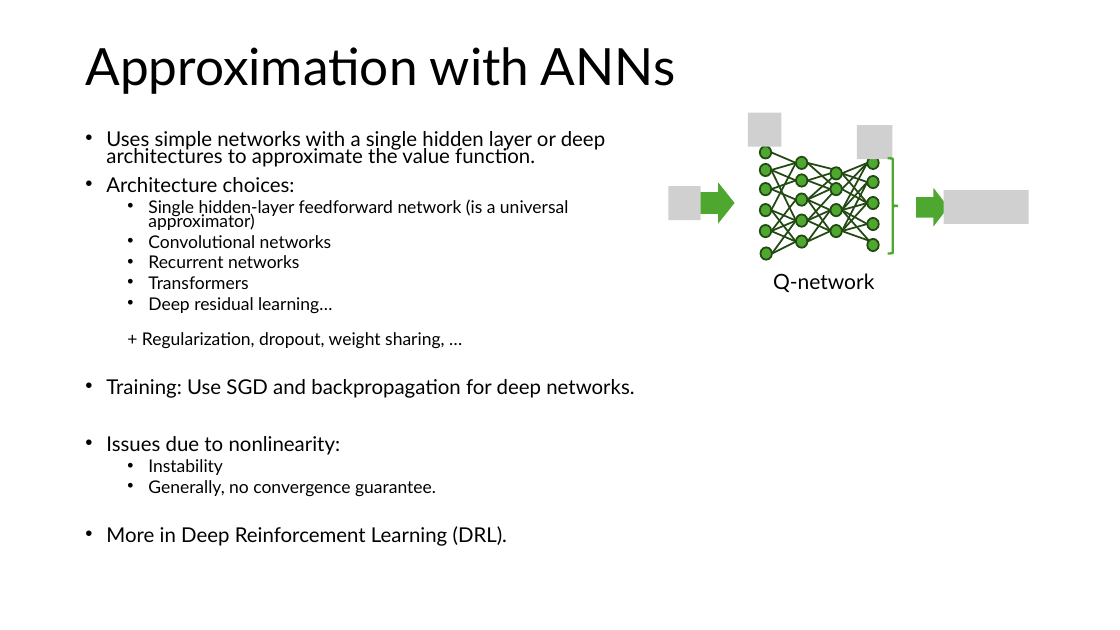
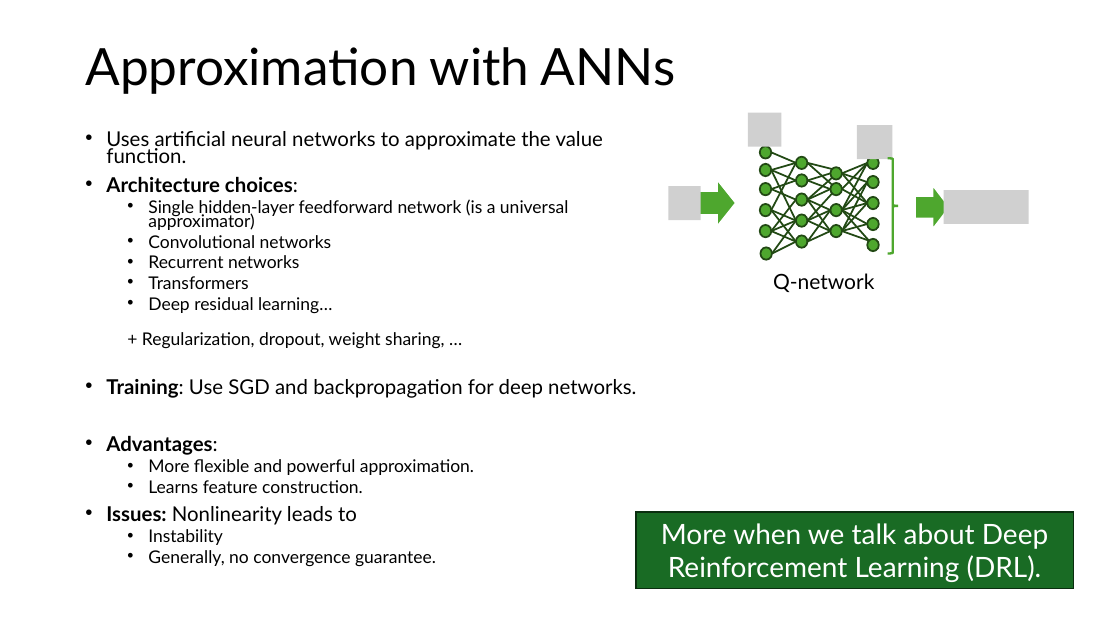
Before and after one commit to mhahsler/Introduction_to_Reinforcement_Learning, a slide deck: slide 33 of slides/Lecture_Chapter09.pptx. Drawn at 1120x630 pixels with LibreOffice and Linux fonts; fonts in the diff are those of the drawing; grey boxes stand for pictures. Boxes give left, top, right and bottom in pixels: in the first picture for what was removed or moved away, otherwise in the second. Text is boxed around its words. In the diff, an @@ line names an element or a change of style, - is before the commit and + after.

Commit message:
Improved presentation.

```diff
--- a/slides/Lecture_Chapter09.pptx
+++ b/slides/Lecture_Chapter09.pptx
@@ text at bbox=[106, 131, 603, 163]: text changed @@
-• Uses simple networks with a single hidden layer or deep architectures to approximate the value function.
+• Uses artificial neural networks to approximate the value function.
@@ text at bbox=[106, 177, 636, 398]: bold on in "Architecture choices:", "Training:" @@
@@ text at bbox=[106, 436, 474, 525]: text changed; size 17.5 to 15 pt @@
-• Issues due to nonlinearity:
+• Advantages:
+  • More flexible and powerful approximation.
+  • Learns feature construction.
+• Issues: Nonlinearity leads to
@@ text at bbox=[106, 526, 507, 546]: paragraph removed @@
-• More in Deep Reinforcement Learning (DRL).
@@ rectangle added at bbox=[636, 513, 1074, 589], fill #196B24, outline #0B2F10 1.5 pt, 24 pt, text #FFFFFF @@
+More when we talk about Deep Reinforcement Learning (DRL).
```
Also in this commit, not shown: 11 other slides changed, 2 slides added, 3 other files.
